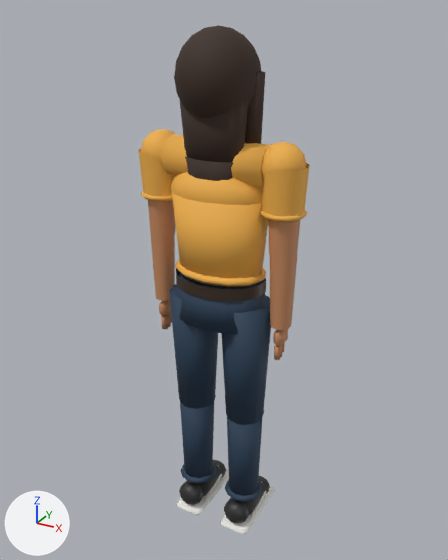
One commit to the glTF model game/models/person_1.glb: the scene before it, then after it.
Before and after are seen from a 50 mm camera at (0.883, -1.58, 1.73) aimed at (-0.013, 0.049, 0.915). Lighting does not change. The marker at lower left points along +X, +Y and +Z. The picture after the commit comes second. Where no turn or scale is listed for an object, it has been applied to the vertices. Vertices at exactly the same position are counted once.

Objects in the first picture: 'ArmL', 'ArmR', 'Body', 'ForeArmL', 'ForeArmR', 'Head', 'LegL', 'LegR', 'ShinL', 'ShinR'.
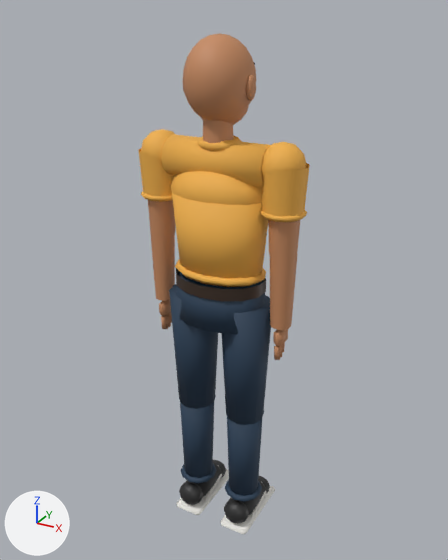
What the commit changed:
me_head_001 is used by ob_head; location (0.0, 0.0, 1.4).
me_head_001 had 1271 vertices, 2384 faces and spanned x -0.13..0.13, y -0.139..0.119, z -0.165..0.286.
me_head_001 now has 1006 vertices, 1900 faces and spans x -0.112..0.112, y -0.112..0.119, z -0.04..0.266.
me_head_001 part 1: 6 loose pieces with 265 vertices, spanning x -0.13..0.13, y -0.139..0.117, z -0.165..0.286, are deleted.

Location of each change, (x1, y1, x2, y2) in pixels of the pictures (448 x 560 px):
'Head', reshaped
    before: (174, 25, 265, 181)
    after: (183, 33, 256, 150)
part 1 of me_head_001, deleted
    before: (174, 25, 265, 181)
